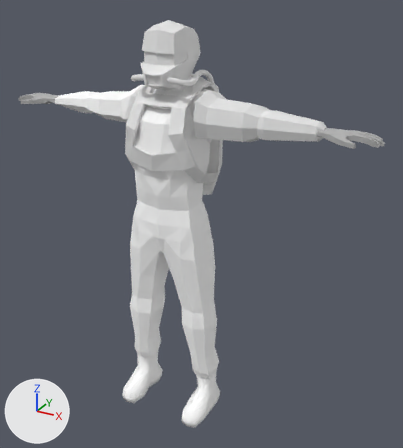
One commit to the Blender file trunk/media/models/characters/yagor/yagor.blend: the scene before it, then after it.
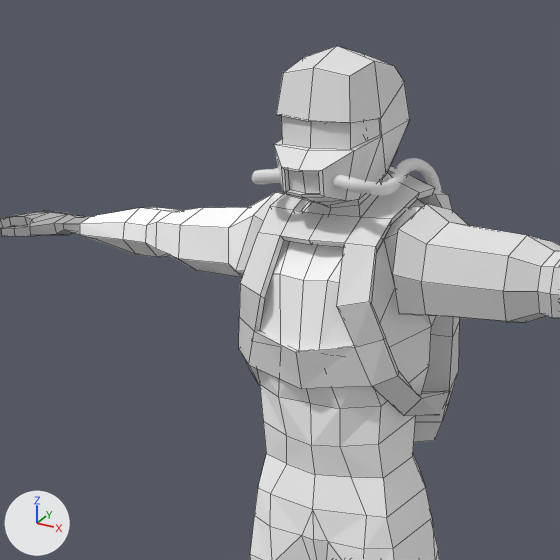
Old and new are each drawn whole from a 50 mm lens placed at (2.79, -4.43, 4.46), pointed at (0.21, 0.26, 2.12) and again close up on the part from 5% to 66% of the width and 0% to 55% of the height. Arrows for +X, +Y and +Z are at lower left; the lights stay in place. The close-ups show mesh edges as thin lines.
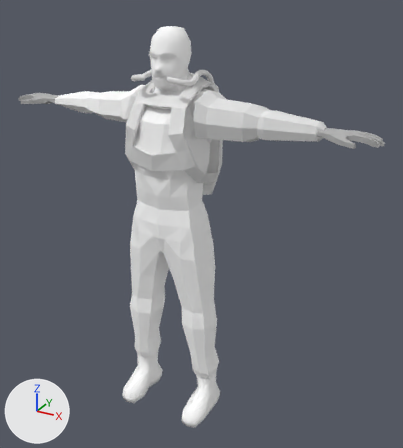
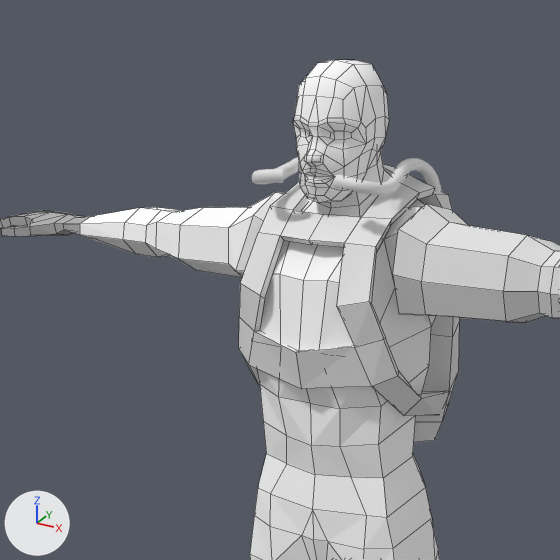
Changed parts and their boxes [x1, y1, x2, y2] in the close-ups (560 x 560 px; the box of a moved part takes in the faces that stretch with it):
'Cube.002', hidden: before [274, 46, 410, 206]
'Head', reshaped (not visible before): after [293, 60, 389, 202]
part 1 of me_plane, moved or reshaped (not visible before): after [293, 85, 378, 201]

Diff of the bpy script that builds the scene:
```diff
--- a/trunk/media/models/characters/yagor/yagor.blend.py
+++ b/trunk/media/models/characters/yagor/yagor.blend.py
@@ me_plane @@
 # used by ob_head; location = (0.002, 0.046, 3.809); scale = (0.182, 0.182, 0.182)
-me_plane.from_pydata(...)  # 161 vertices, 172 faces; spans x -0.95..0.95, y -1.26..1.26, z -1.47..1.47
+me_plane.from_pydata(...)  # 151 vertices, 156 faces; spans x -0.94..0.94, y -1.33..1.26, z -1.47..1.47
+# me_plane part 1
+# 28 vertices are removed from x -0.92..0.92, y -1.26..-0.56, z -0.79..0.35
+# 66 faces are deleted
+# 6 vertices in x -0.82..-0.4, y -0.87..-0.28, z -0.84..0.09 move by (0.02, 0.0, 0.0)
+# 6 vertices in x 0.4..0.82, y -0.87..-0.28, z -0.84..0.09 move by (-0.02, 0.0, 0.0)
+# 5 vertices in x -0.8..-0.56, y -0.82..-0.26, z -1.13..-0.44 move by (0.01, 0.0, 0.0)
+# 5 vertices in x 0.56..0.8, y -0.82..-0.26, z -1.13..-0.44 move by (-0.01, 0.0, 0.0)
+# 3 vertices in x -0.36..0.36, y -1.16..-1.04, z -0.99..-0.77 move by (0.0, -0.01, 0.0)
+# 26 vertices move from x -0.95..0.95, y -1.17..-0.44, z -0.91..0.09 to x -0.9..0.9, y -1.2..-0.44, z -0.93..0.09
+# 18 vertices are added at x -0.86..0.86, y -1.33..-0.56, z -0.76..0.26
+# 50 new faces join them
 me_plane.materials.append(mat_material)
@@ ob_cube_002 @@
 ob_cube_002.rotation_euler = (1.571, 0.0, 0.0)  # degrees (90, 0, 0)
+ob_cube_002.hide_set(True)  # its collection is switched off
```
